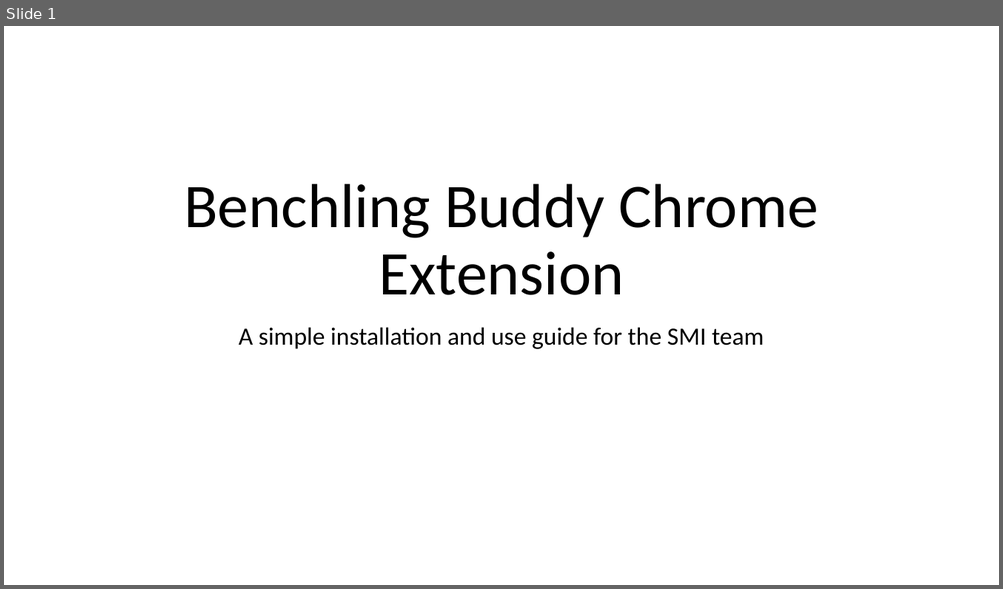
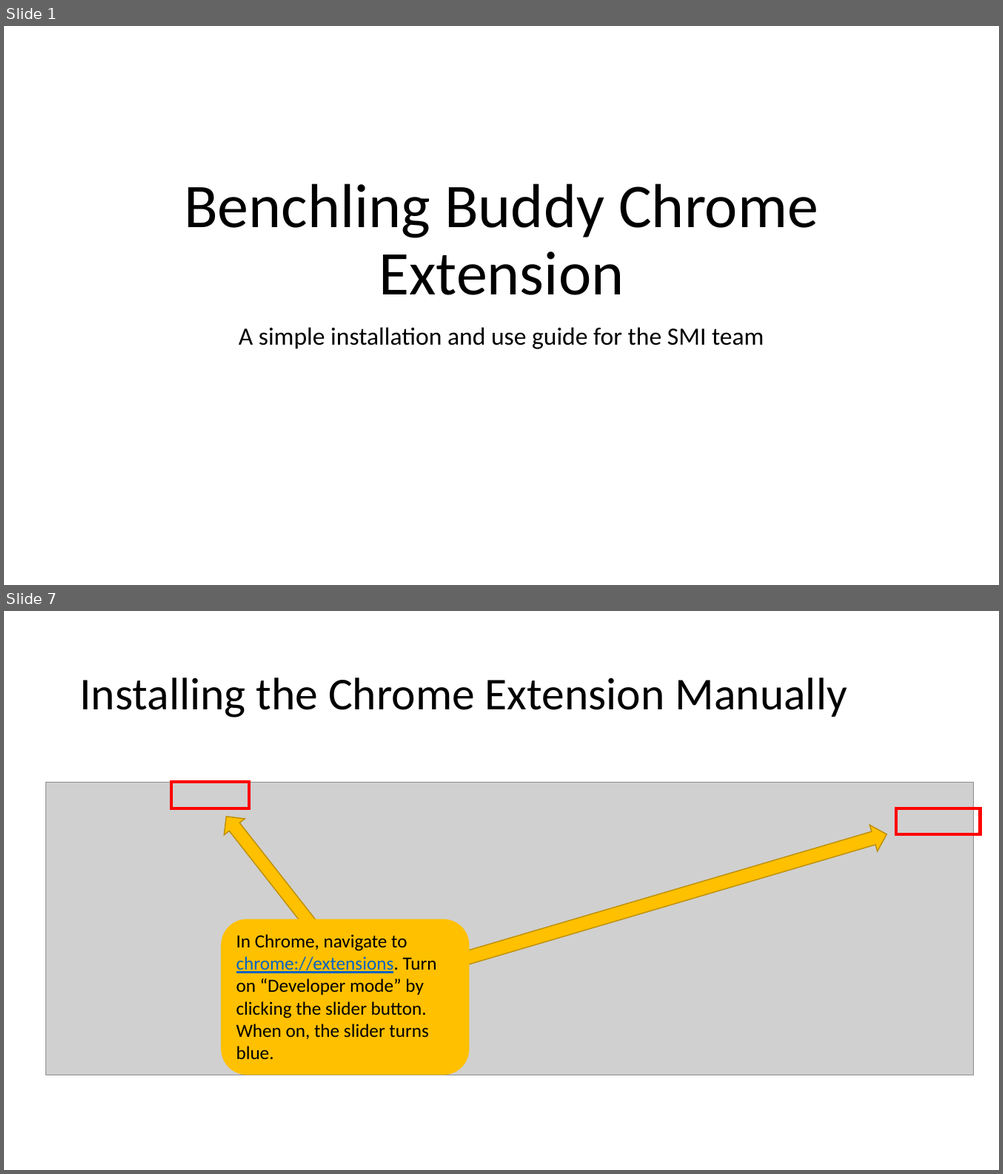
Before and after one commit to 1000000000000000000000000000000/BenchlingBuddy, a slide deck: README.pptx. Shown one above the other, each under a label of ours: slide 1 before the commit, slides 1 and 7 after it; the slides between them are not shown. The pictures are 1003x589 and 1003x1174 pixels, drawn with LibreOffice and Linux fonts; fonts in the diff are those of the drawing; grey boxes stand for pictures. Boxes give left, top, right and bottom in pixels: in the first picture for what was removed or moved away, otherwise in the second. Text is boxed around its words. In the diff, an @@ line names an element or a change of style, - is before the commit and + after.

```diff
--- a/README.pptx
+++ b/README.pptx
@@ slide 7 added at bbox=[4, 611, 999, 1170], background #FFFFFF @@
@@ title added at bbox=[79, 678, 847, 718], 44 pt, text #000000 @@
+Installing the Chrome Extension Manually
@@ picture added at bbox=[45, 782, 974, 1075] @@
@@ rectangle added at bbox=[171, 782, 249, 809], outline #FF0000 3 pt @@
@@ left arrow added at bbox=[216, 809, 386, 1015], fill #FFC000, outline #BD8E00 1 pt @@
@@ rectangle added at bbox=[896, 809, 980, 834], outline #FF0000 3 pt @@
@@ left arrow added at bbox=[445, 821, 891, 977], fill #FFC000, outline #BD8E00 1 pt @@
@@ rounded rectangle added at bbox=[221, 919, 469, 1075], fill #FFC000 @@
@@ text added at bbox=[236, 934, 437, 1059], 18 pt, text #000000 @@
+In Chrome, navigate to chrome://extensions. Turn on “Developer mode” by clicking the slider button. When on, the slider turns blue.
```
Also in this commit, not shown: 1 slide changed, 8 other slides added.
